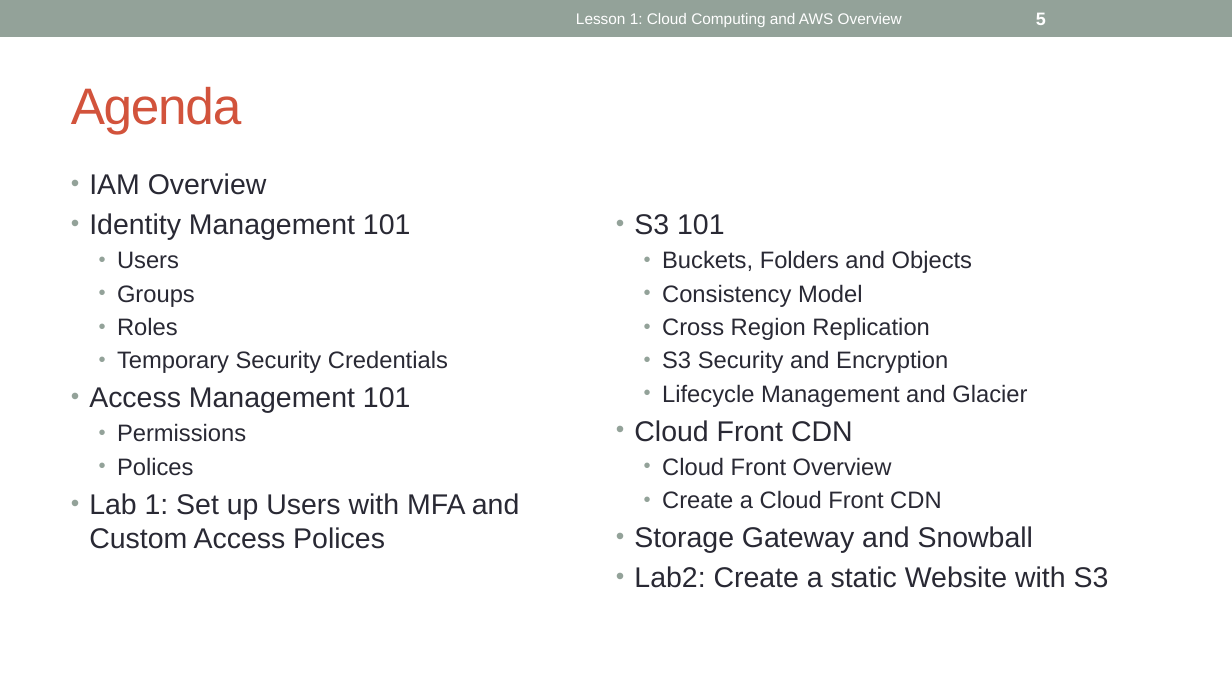
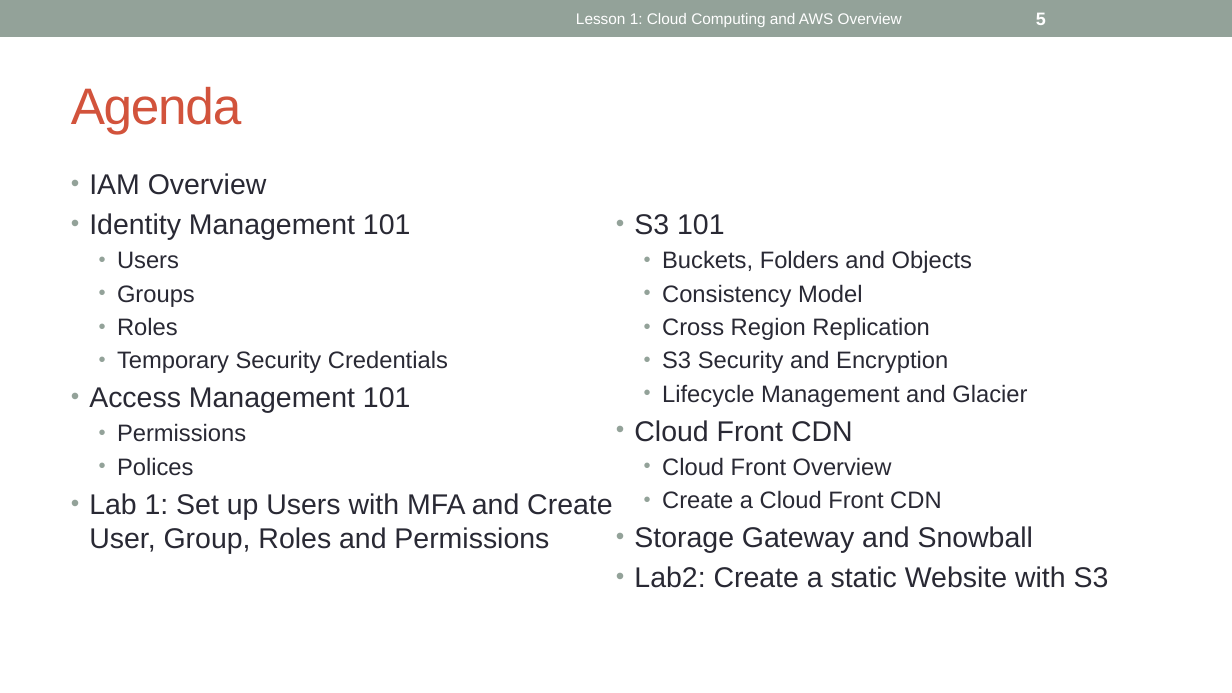
Before and after one commit to ignis01/aws101, a slide deck: slide 5 of aws101-2.pptx. Drawn at 1232x693 pixels with LibreOffice and Linux fonts; fonts in the diff are those of the drawing. Boxes give left, top, right and bottom in pixels: in the first picture for what was removed or moved away, otherwise in the second. Text is boxed around its words. In the diff, an @@ line names an element or a change of style, - is before the commit and + after.

Commit message:
update deck

```diff
--- a/aws101-2.pptx
+++ b/aws101-2.pptx
@@ text at box(89, 493, 612, 554): text changed @@
-• Lab 1: Set up Users with MFA and Custom Access Polices
+• Lab 1: Set up Users with MFA and Create User, Group, Roles and Permissions
```
Also in this commit, not shown: 4 slides added.
